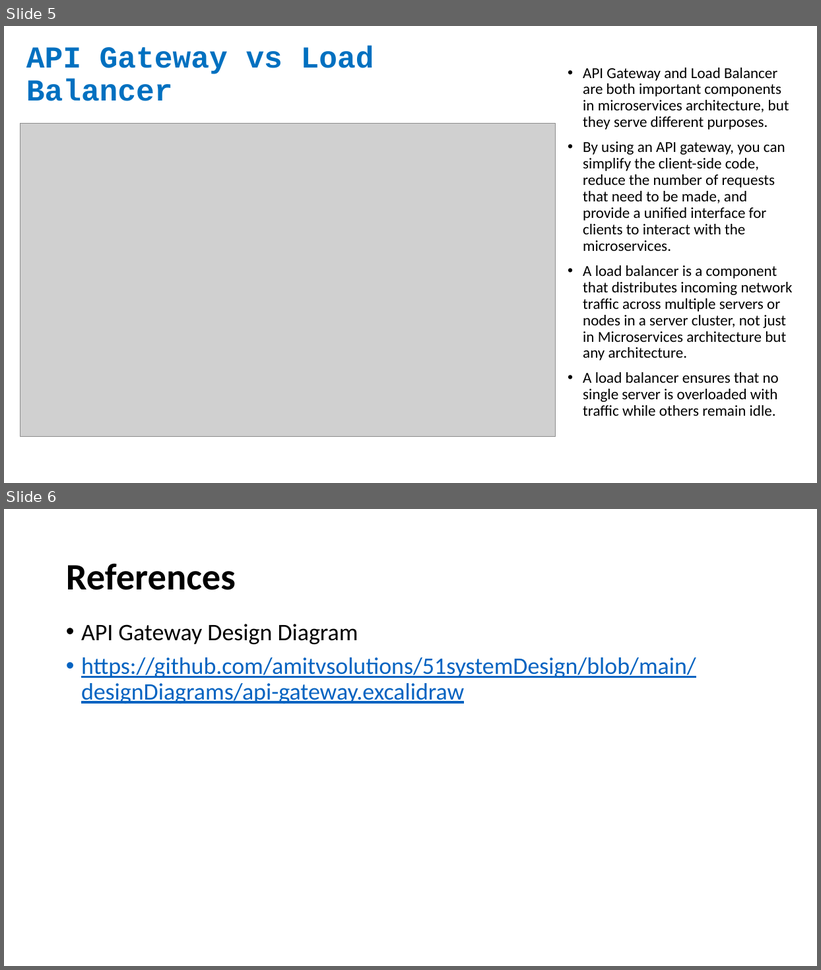
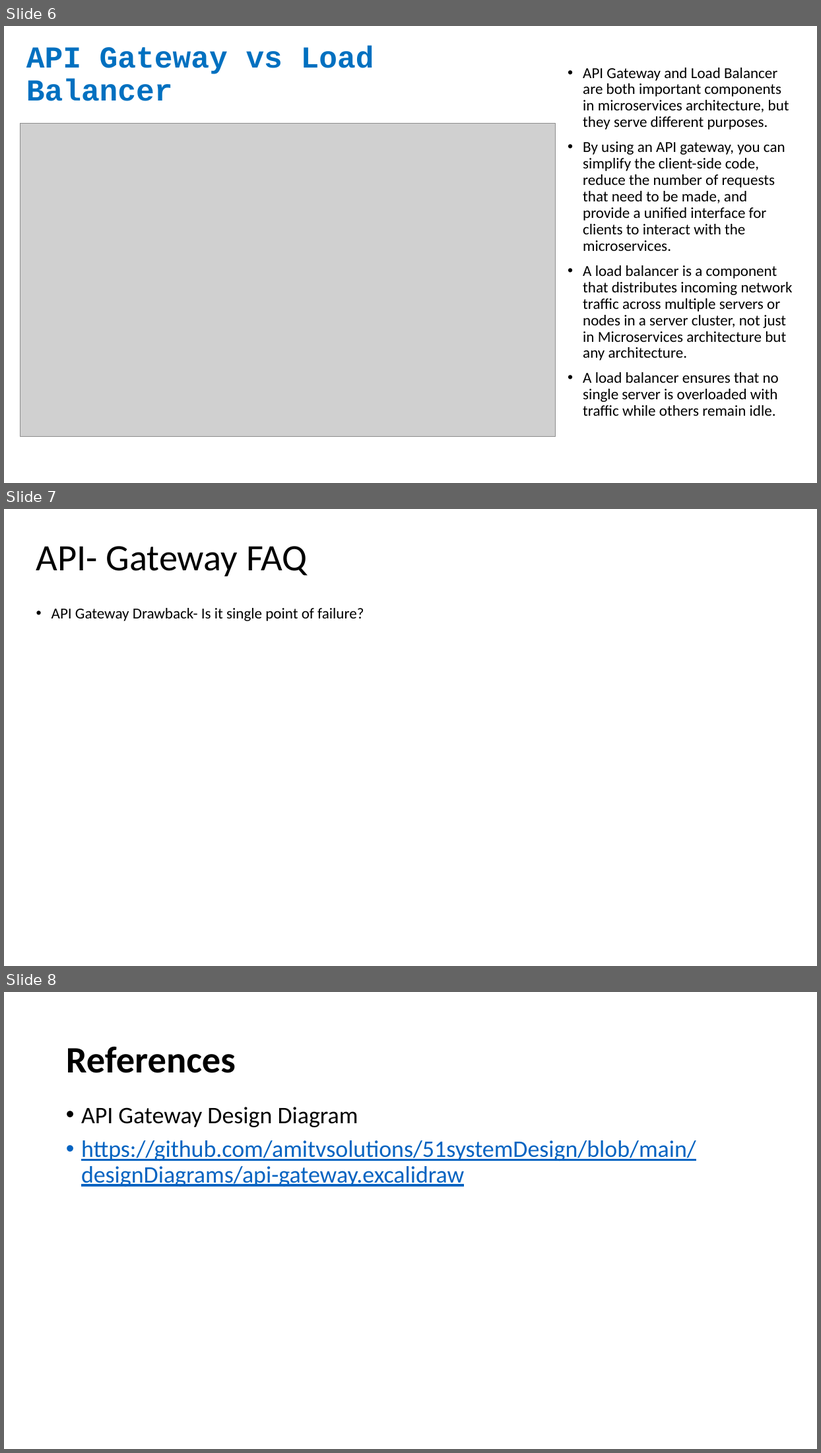
Before and after one commit to amitvsolutions/21systemDesign, a slide deck: designDocuments/API-Gateway.pptx. Shown one above the other, each under a label of ours: slides 5 and 6 before the commit, slides 6, 7 and 8 after it. The pictures are 821x970 and 821x1453 pixels, drawn with LibreOffice and Linux fonts; fonts in the diff are those of the drawing; grey boxes stand for pictures. Boxes give left, top, right and bottom in pixels: in the first picture for what was removed or moved away, otherwise in the second. Text is boxed around its words. In the diff, an @@ line names an element or a change of style, - is before the commit and + after.

Commit message:
API Gateway document updated

```diff
--- a/designDocuments/API-Gateway.pptx
+++ b/designDocuments/API-Gateway.pptx
@@ slide 7 added at (x1=4, y1=509, x2=817, y2=966), background #FFFFFF @@
@@ title added at (x1=36, y1=546, x2=308, y2=576), 44 pt, text #000000 @@
+API- Gateway FAQ
@@ text added at (x1=52, y1=608, x2=364, y2=621), 18 pt, text #000000 @@
+• API Gateway Drawback- Is it single point of failure?
@@ what was slide 5 is now slide 6 @@
@@ what was slide 6 is now slide 8 @@
```
Also in this commit, not shown: 1 other slide added.
